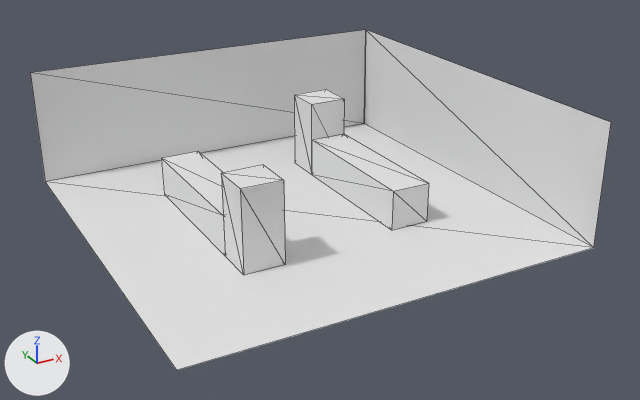
An edit to the glTF model localDev/shadowMappingScene.gltf, drawn before and after from the same camera.
Both versions are drawn from a camera (50 mm lens) standing at (-18.3, -35.7, 16.2) and looking at (0.6, -1.3, -0.9). Lighting does not change. The marker at lower left points along +X, +Y and +Z. Mesh edges are drawn as thin lines. Where no turn or scale is listed for an object, it has been applied to the vertices. Vertices at the same position are counted once.
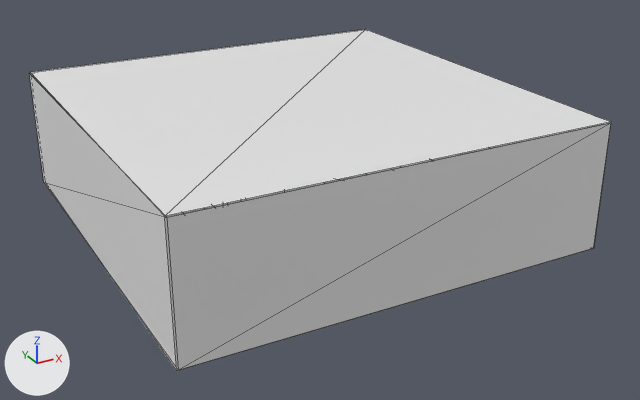
Where the newer file only moved an object's origin or applied its transform, the numbers keep the older frame.

Boxes (x1, y1, x2, y2) around the edits, measured in the pictures (640 x 400 px):
'Plane.004', added
    after: (165, 123, 611, 371)
'Plane.005', added
    after: (31, 30, 610, 216)
'Plane.001', reshaped (56% narrower, 93% taller)
    before: (30, 30, 366, 181)
    after: (29, 74, 176, 366)
'Plane.003', added
    after: (30, 73, 101, 148)
'Plane', unchanged, covered by the edit
    before: (45, 124, 593, 370)
    after: (105, 160, 431, 371)
'Plane.002', unchanged, covered by the edit
    before: (364, 30, 611, 248)
    after: (432, 122, 611, 161)
'Cube.001', unchanged, covered by the edit
    before: (312, 134, 429, 230)
    after: (325, 167, 401, 183)
'Cube.003', unchanged, covered by the edit
    before: (221, 165, 285, 275)
    after: (223, 191, 284, 205)

Diff of the bpy script that builds the scene:
```diff
--- a/localDev/shadowMappingScene.gltf.py
+++ b/localDev/shadowMappingScene.gltf.py
@@ me_plane_005 @@
 me_plane_005.from_pydata(...)  # 4 vertices, 2 faces; spans x -10.0..10.0, y 0.0, z -3.0..3.0
 # used by ob_plane_001; location = (0.0, 10.0, 1.03)
-me_plane_005.vertices[0].co = (10.0, 0.0, -3.0)  # pixel (364, 123)
-me_plane_005.vertices[1].co = (10.0, 0.0, 3.0)  # pixel (365, 29)
-me_plane_005.vertices[2].co = (-10.0, 0.0, 3.0)  # pixel (30, 72)
-me_plane_005.vertices[3].co = (-10.0, 0.0, -3.0)  # pixel (45, 181)
+# me_plane_005 part 1
+me_plane_005.vertices[0].co = (-10.1, 0.0, -3.0)  # pixel (43, 182)
+me_plane_005.vertices[1].co = (-10.1, 0.0, 3.0)  # pixel (29, 73)
+me_plane_005.vertices[2].co = (-9.9, -20.0, 3.0)  # pixel (166, 217)
+me_plane_005.vertices[3].co = (-9.9, -20.0, -3.0)  # pixel (178, 370)
@@ me_plane_003 @@
+me_plane_003.from_pydata([(10.0, 10.0, 0.0), (10.0, -10.0, 0.0), (-10.0, -10.0, 0.0), (-10.0, 10.0, 0.0)], [], [(0, 1, 2), (0, 2, 3)])
@@ me_plane_002 @@
+me_plane_002.from_pydata([(-10.0, 0.0, -3.0), (-10.0, 0.0, 3.0), (10.0, 0.0, 3.0), (10.0, 0.0, -3.0)], [], [(0, 1, 2), (0, 2, 3)])
@@ me_plane_001 @@
+me_plane_001.from_pydata([(10.0, 0.0, -3.0), (10.0, 0.0, 3.0), (-10.0, 0.0, 3.0), (-10.0, 0.0, -3.0)], [], [(0, 1, 2), (0, 2, 3)])
@@ ob_plane_005 @@
+ob_plane_005 = bpy.data.objects.new('Plane.005', me_plane_003)
+ob_plane_005.location = (0.0, 0.0, 4.04)
@@ ob_plane_004 @@
+ob_plane_004 = bpy.data.objects.new('Plane.004', me_plane_002)
+ob_plane_004.location = (0.0, -10.0, 1.0)
@@ ob_plane_003 @@
+ob_plane_003 = bpy.data.objects.new('Plane.003', me_plane_001)
+ob_plane_003.location = (0.0, 10.0, 1.0)
```
